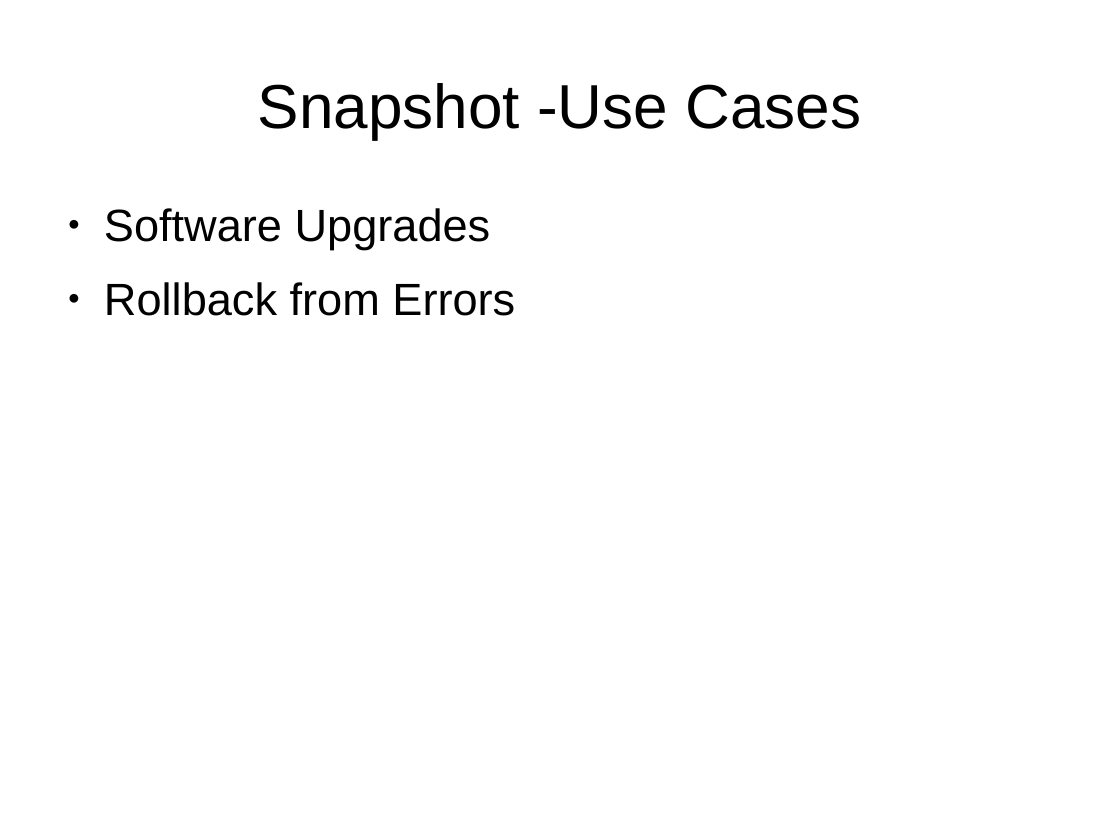
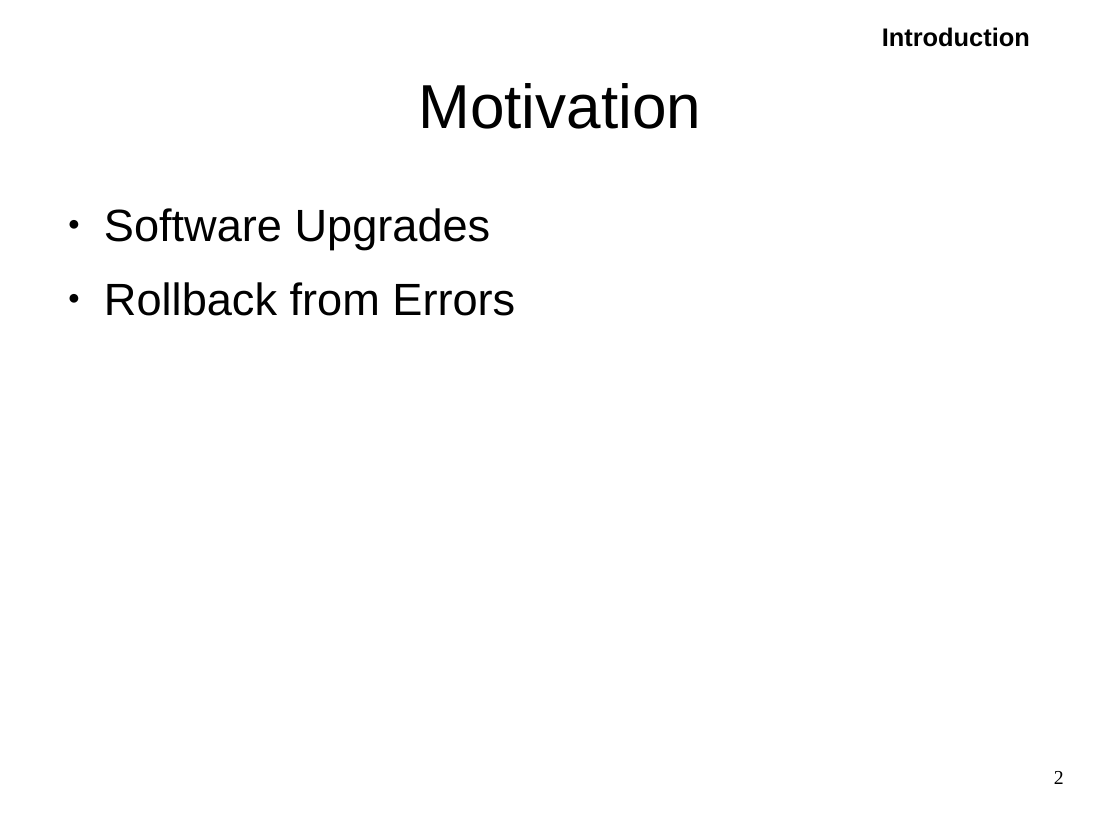
Before and after one commit to pushparajxa/Thesis-Presentation, a slide deck: slide 2 of Final_Presentation.odp. Drawn at 1120x840 pixels with LibreOffice and Linux fonts; fonts in the diff are those of the drawing. Boxes give left, top, right and bottom in pixels: in the first picture for what was removed or moved away, otherwise in the second. Text is boxed around its words. In the diff, an @@ line names an element or a change of style, - is before the commit and + after.

```diff
--- a/Final_Presentation.odp
+++ b/Final_Presentation.odp
@@ text added at (x1=882, y1=27, x2=1030, y2=47), 18 pt, text #000000, bold @@
+Introduction
@@ title at (x1=418, y1=83, x2=701, y2=129): text changed @@
-Snapshot -Use Cases
+Motivation
@@ page number added at (x1=1054, y1=771, x2=1064, y2=784), 14 pt, text #000000 @@
+2
```
Also in this commit, not shown: 24 other slides changed, 2 slides added, 4 slides removed, 4 other files.
